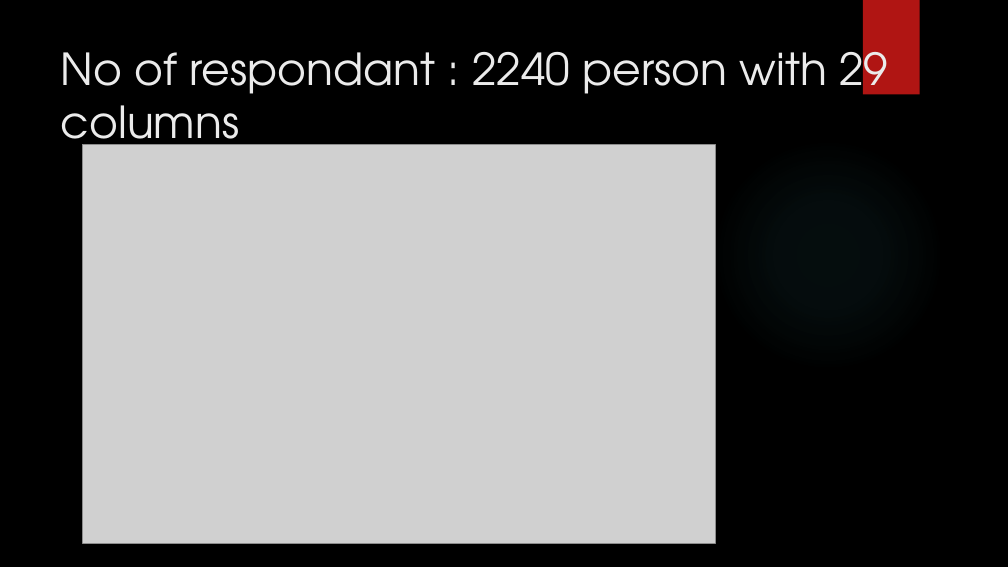
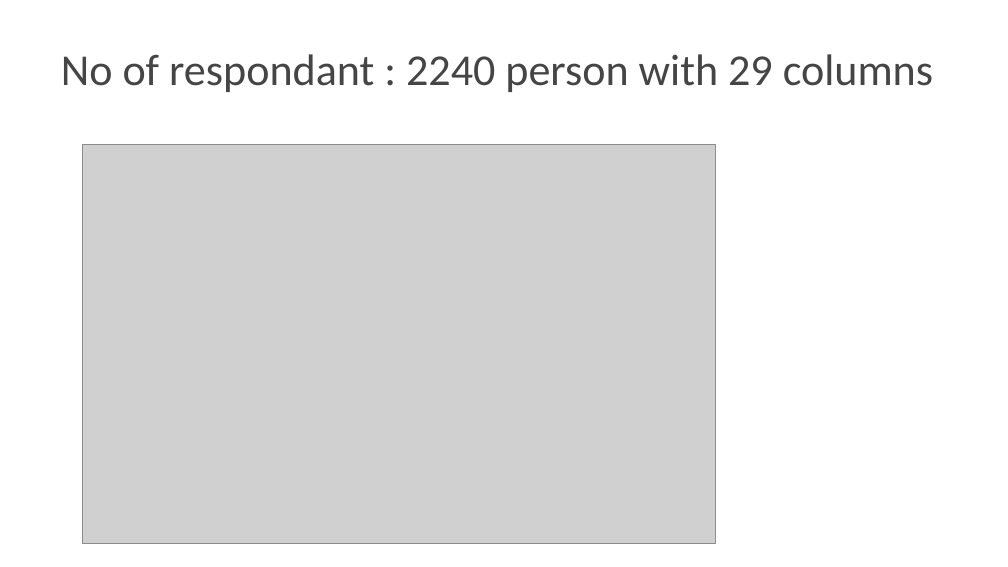
Before and after one commit to Dan2024IronHack/Mid-Project-Dan, a slide deck: slide 3 of Mid Project - Dan H.pptx. Drawn at 1008x567 pixels with LibreOffice and Linux fonts; fonts in the diff are those of the drawing; grey boxes stand for pictures; background and template pictures are left out. Boxes give left, top, right and bottom in pixels: in the first picture for what was removed or moved away, otherwise in the second. Text is boxed around its words. In the diff, an @@ line names an element or a change of style, - is before the commit and + after.

```diff
--- a/Mid Project - Dan H.pptx
+++ b/Mid Project - Dan H.pptx
@@ background picture (left out) to #FFFFFF @@
@@ rectangle removed at (863, 0, 920, 95) @@
@@ text "No of respondant : 2240 ..." at (61, 54, 933, 92): font TeX Gyre Adventor to Calibri, text colour #EBEBEB to #454545 @@
@@ ellipse removed at (712, 138, 944, 371) @@
```
Also in this commit, not shown: 3 other slides changed, 2 slides added, 10 other files.
